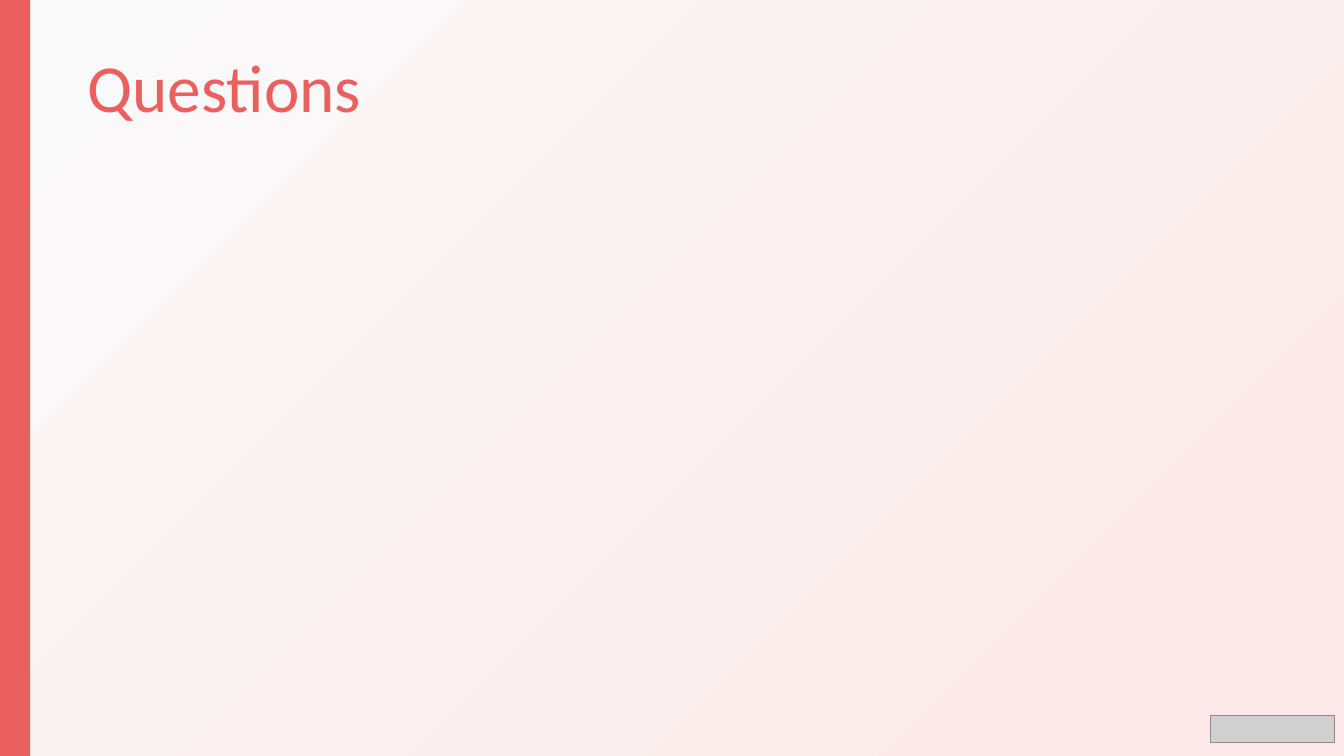
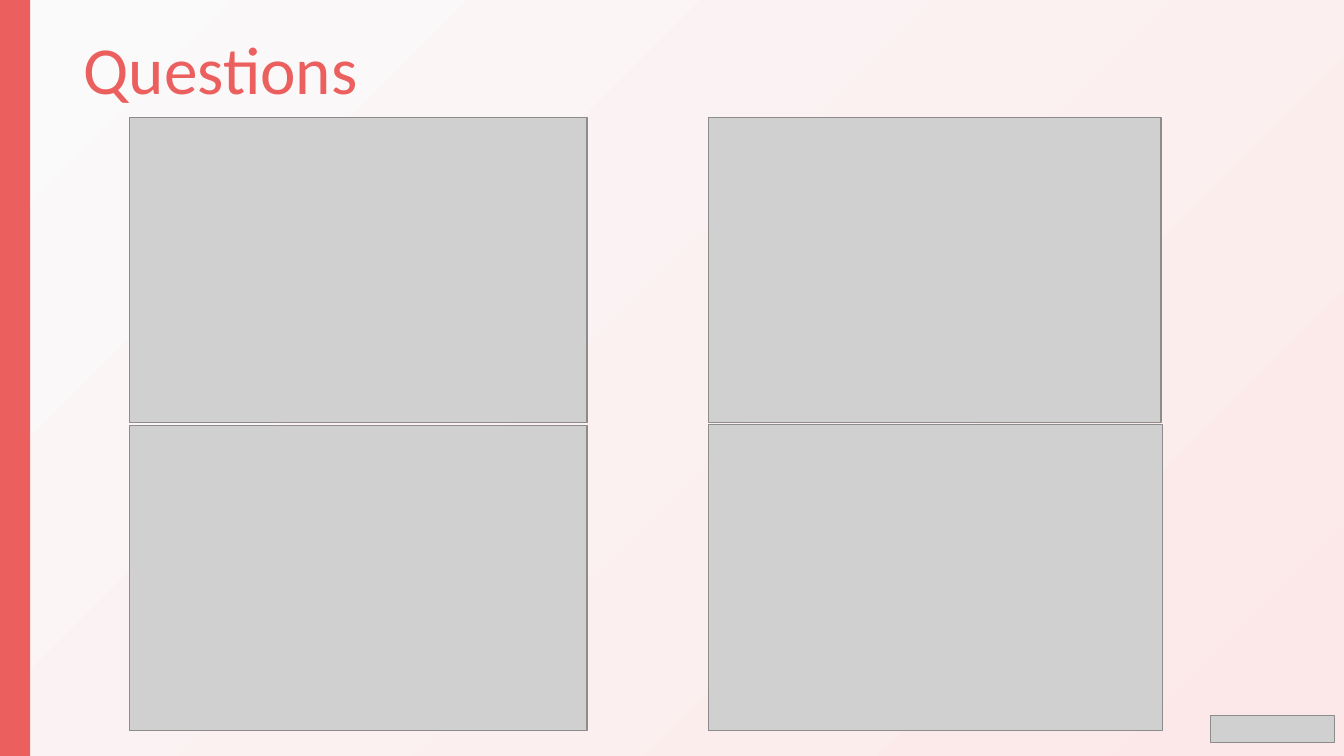
Before and after one commit to RoseMurugi/Airbnb-Analytics, a slide deck: slide 8 of Final Project/airbnb.pptx. Drawn at 1344x756 pixels with LibreOffice and Linux fonts; fonts in the diff are those of the drawing; grey boxes stand for pictures. Boxes give left, top, right and bottom in pixels: in the first picture for what was removed or moved away, otherwise in the second. Text is boxed around its words. In the diff, an @@ line names an element or a change of style, - is before the commit and + after.

```diff
--- a/Final Project/airbnb.pptx
+++ b/Final Project/airbnb.pptx
@@ text "Questions": place and size @@
-text "Questions" at bbox=[87, 65, 361, 121]
+text "Questions" at bbox=[84, 47, 358, 103]
@@ picture added at bbox=[130, 118, 588, 422] @@
@@ picture added at bbox=[709, 118, 1162, 422] @@
@@ picture added at bbox=[130, 425, 588, 730] @@
@@ picture added at bbox=[709, 424, 1164, 730] @@
```
Also in this commit, not shown: 3 other slides changed, 6 slides added, 8 slides removed.
